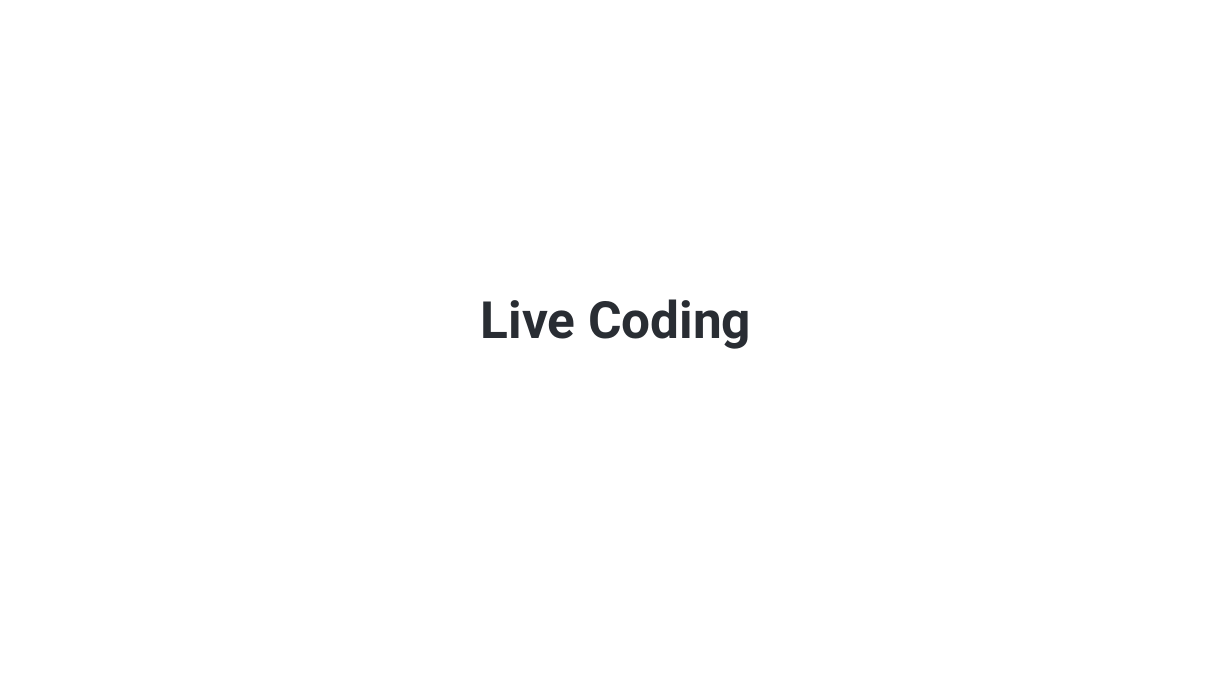
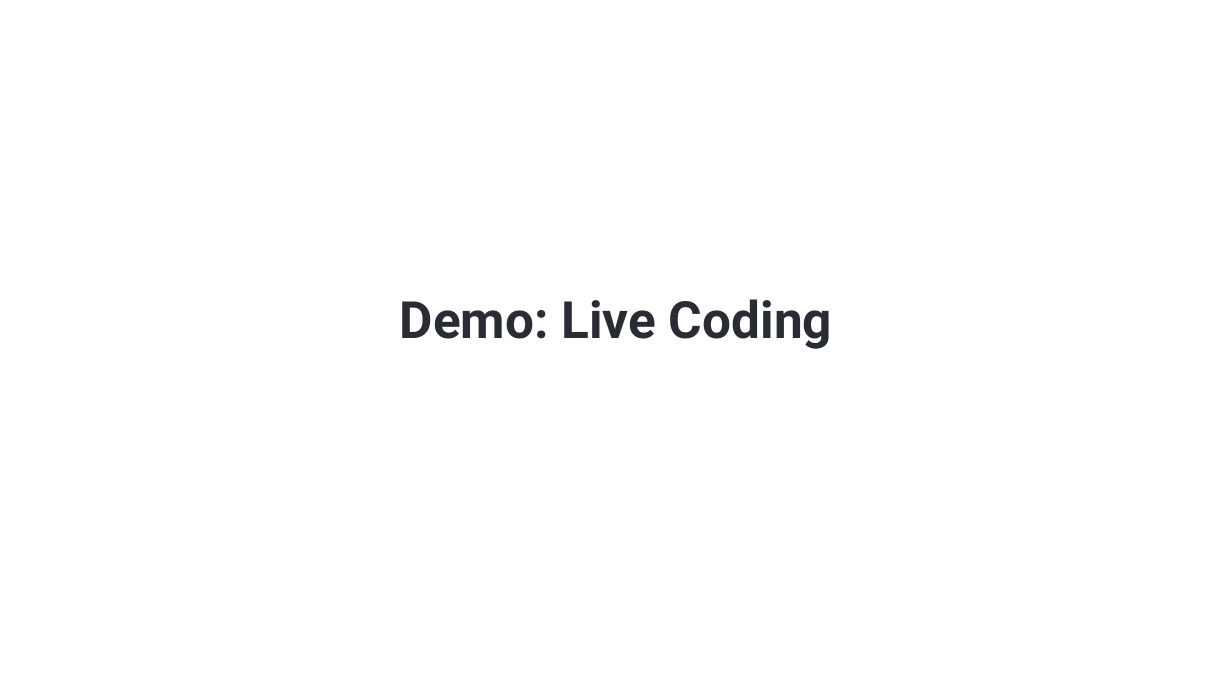
Before and after one commit to hikalkan/presentations, a slide deck: slide 13 of 2024-07-17 WeAreDevelopers Berlin/ABP.pptx. Drawn at 1232x693 pixels with LibreOffice and Linux fonts; fonts in the diff are those of the drawing; background and template pictures are left out. Boxes give left, top, right and bottom in pixels: in the first picture for what was removed or moved away, otherwise in the second. Text is boxed around its words. In the diff, an @@ line names an element or a change of style, - is before the commit and + after.

```diff
--- a/2024-07-17 WeAreDevelopers Berlin/ABP.pptx
+++ b/2024-07-17 WeAreDevelopers Berlin/ABP.pptx
@@ title at (x1=400, y1=299, x2=832, y2=349): text changed @@
-Live Coding
+Demo: Live Coding
```
Also in this commit, not shown: 1 other slide changed, 3 slides added, 7 slides removed.
